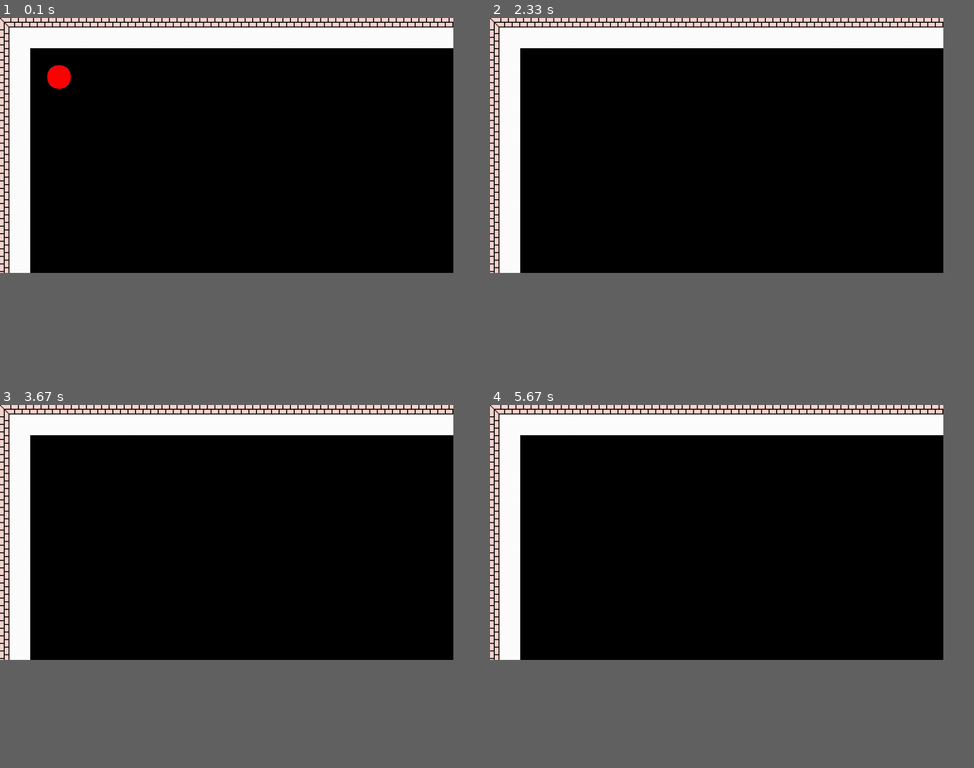
Above: before the commit, frames 1-4 (two rows, left to right).
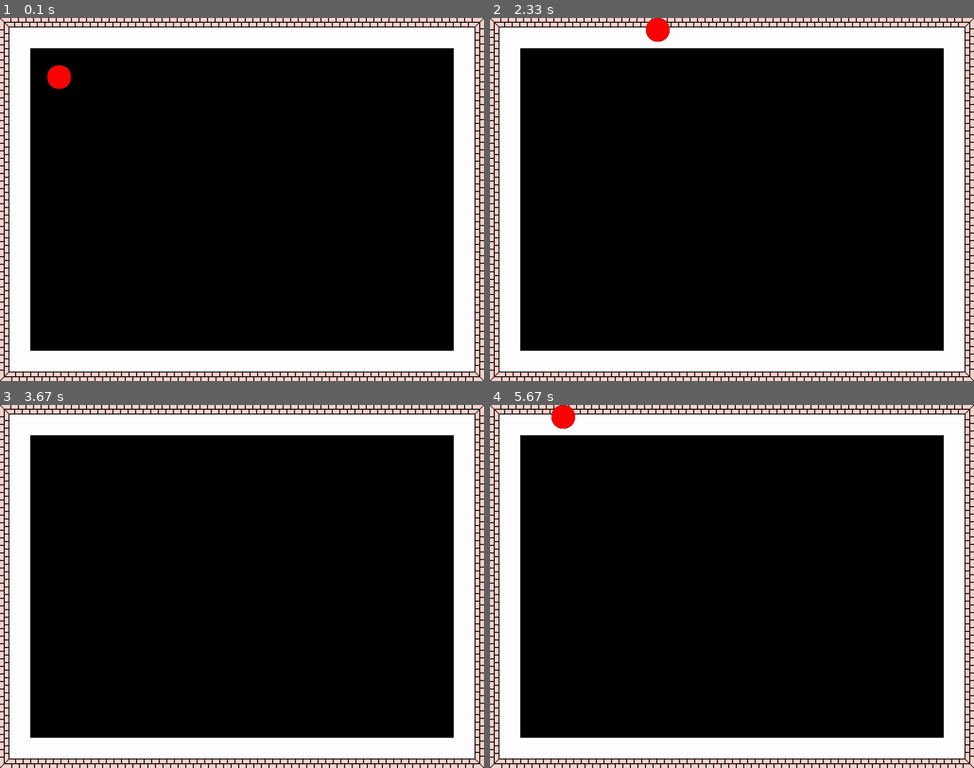
Above: after the commit, the same moments.

Repository: zThundy/pygame-jam
Game: pygame game, started from main.py
The game is run twice, just before and just after one commit, with the same random seed, the same clock (stepped at 60 frames per second) and the same inputs.
Inputs:
- Up to frame 1 (0.1 s): no input
- Up to frame 2 (2.33 s): hold Right 0.33-0.8 s; hold Up 0.83-1.13 s; hold Down from 2.23 s (still down)
- Up to frame 3 (3.67 s): release Down at 2.53 s; hold Left 2.57-2.97 s; hold Up 3-3.37 s
- Up to frame 4 (5.67 s): hold Down 4.07-4.43 s; hold Left 4.47-4.93 s; hold Right 4.97-5.43 s; hold Up from 5.47 s (still down)
In our replay, the window is 843x474 before the commit and 900x675 after it. These sizes can differ from the game's own. Grey fills any space a smaller window leaves; there, only what the larger window draws over its background counts as a difference.

The runs differ from the first frame. In frame 1, 15% of the frame differs, in the area x 0-100%, y 0-100%; in frame 2, 15%; in frame 3, 15%; in frame 4, 15%.

Commit message:
finished level walls generation

Diff:
--- a/level.py
+++ b/level.py
@@ -28,12 +28,8 @@
 
         for x in range(0, self.screen_dimensions[0], blockSize):
             for y in range(0, self.screen_dimensions[1], blockSize):
-                if (x == 0 and y == 0):
-                    cornerSprite = pygame.transform.scale(self.cornerSprite, (64, 64))
-                    cornerSprite = pygame.transform.rotate(cornerSprite, 180)
-                    self.screen.blit(cornerSprite, (x, y))
-                if (y == 0 and x != 0):
-                    # if we are filling the upper side of the screen
+                # drawing of straight walls
+                if (y == 0 and x != 0) and (x < (self.screen_dimensions[0] - blockSize)):
                     normalSprite = pygame.transform.scale(self.normalSprite, (64, 64))
                     normalSprite = pygame.transform.rotate(normalSprite, 180)
                     self.screen.blit(normalSprite, (x, y))
@@ -41,3 +37,29 @@
                     normalSprite = pygame.transform.scale(self.normalSprite, (64, 64))
                     normalSprite = pygame.transform.rotate(normalSprite, 270)
                     self.screen.blit(normalSprite, (x, y))
+                if (x == (self.screen_dimensions[0] - blockSize) and y < (self.screen_dimensions[1] - blockSize)):
+                    normalSprite = pygame.transform.scale(self.normalSprite, (64, 64))
+                    normalSprite = pygame.transform.rotate(normalSprite, 90)
+                    self.screen.blit(normalSprite, (x, y))
+                if (x < (self.screen_dimensions[0] - blockSize) and y == (self.screen_dimensions[1] - blockSize)):
+                    normalSprite = pygame.transform.scale(self.normalSprite, (64, 64))
+                    normalSprite = pygame.transform.rotate(normalSprite, 0)
+                    self.screen.blit(normalSprite, (x, y))
+
+                # drawing of corners
+                if (x == 0 and y == 0):
+                    cornerSprite = pygame.transform.scale(self.cornerSprite, (64, 64))
+                    cornerSprite = pygame.transform.rotate(cornerSprite, 180)
+                    self.screen.blit(cornerSprite, (x, y))
+                if (x == (self.screen_dimensions[0] - blockSize) and y == 0):
+                    cornerSprite = pygame.transform.scale(self.cornerSprite, (64, 64))
+                    cornerSprite = pygame.transform.rotate(cornerSprite, 90)
+                    self.screen.blit(cornerSprite, (x, y))
+                if (x == (self.screen_dimensions[0] - blockSize) and y == (self.screen_dimensions[1] - blockSize)):
+                    cornerSprite = pygame.transform.scale(self.cornerSprite, (64, 64))
+                    cornerSprite = pygame.transform.rotate(cornerSprite, 0)
+                    self.screen.blit(cornerSprite, (x, y))
+                if (x == 0 and y == (self.screen_dimensions[1] - blockSize)):
+                    cornerSprite = pygame.transform.scale(self.cornerSprite, (64, 64))
+                    cornerSprite = pygame.transform.rotate(cornerSprite, 270)
+                    self.screen.blit(cornerSprite, (x, y))
--- a/main.py
+++ b/main.py
@@ -5,7 +5,7 @@
 from events import *
 from level import Level
 
-size = width, height = 960, 540
+size = width, height = 1024, 768
 GAME_NAME = "Er tecnico"
 GAME_SUBTITLE = "Un gioco brutto fatto da poppity"
 
@@ -65,11 +65,11 @@
         # check if user press a movement key and move the player
         player.checkPlayerMovements()
 
+        # draw grid
+        level.generateWalls()
+
         # draw entity on screen
         SCREEN.blit(player.getCurrentSprite(), player.getPosition())
-
-        # draw grid
-        level.generateWalls()
 
         # update display
         pygame.display.update()
